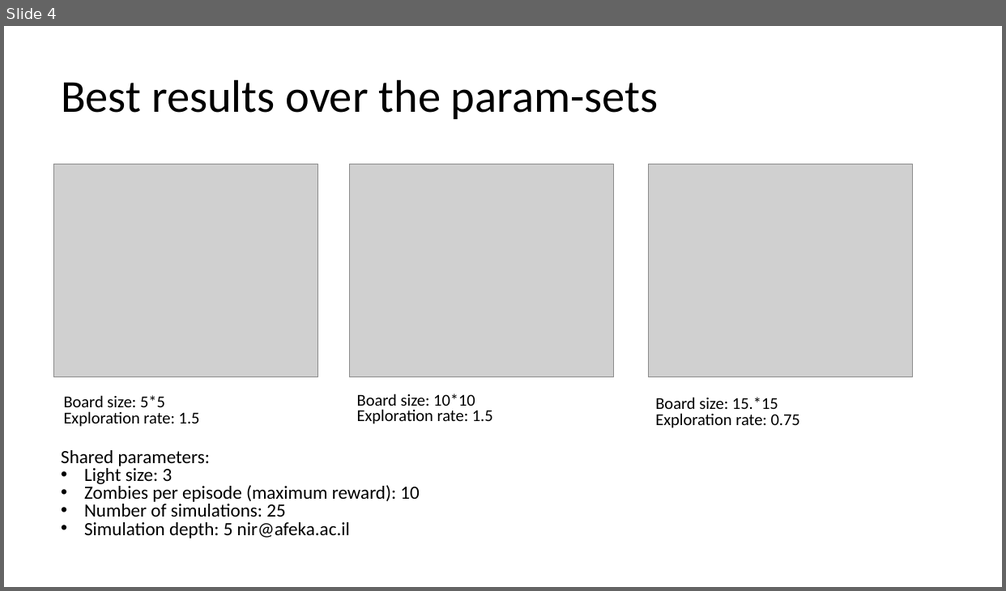
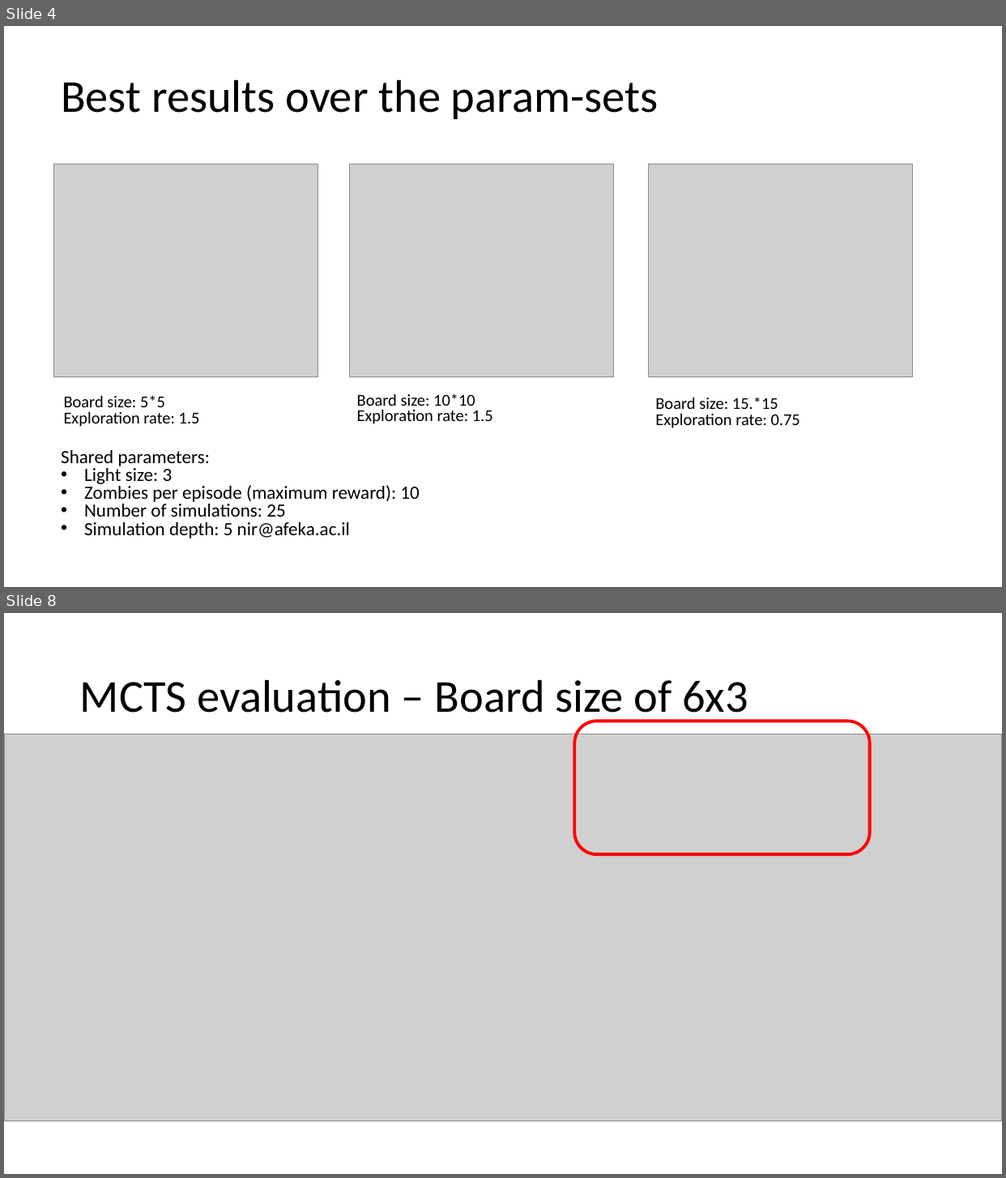
Before and after one commit to EliavSh/FinalProjectRL, a slide deck: docs/mcts_thoughts.pptx. Shown one above the other, each under a label of ours: slide 4 before the commit, slides 4 and 8 after it; the slides between them are not shown. The pictures are 1006x591 and 1006x1178 pixels, drawn with LibreOffice and Linux fonts; fonts in the diff are those of the drawing; grey boxes stand for pictures. Boxes give left, top, right and bottom in pixels: in the first picture for what was removed or moved away, otherwise in the second. Text is boxed around its words. In the diff, an @@ line names an element or a change of style, - is before the commit and + after.

Commit message:
summary of results: 1. evaluation of mcts algorithm 2. mcts vs ddqn

```diff
--- a/docs/mcts_thoughts.pptx
+++ b/docs/mcts_thoughts.pptx
@@ slide 8 added at <box>4,613,1002,1174</box>, background #FFFFFF @@
@@ title added at <box>80,679,748,722</box>, 44 pt, text #000000 @@
+MCTS evaluation – Board size of 6x3
@@ rounded rectangle added at <box>574,721,869,854</box>, outline #FF0000 3 pt @@
@@ picture added at <box>4,735,1002,1122</box> @@
```
Also in this commit, not shown: 10 other slides added.
